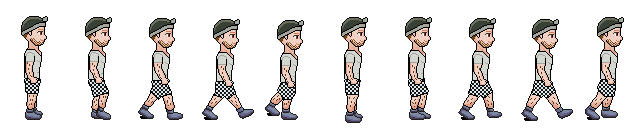
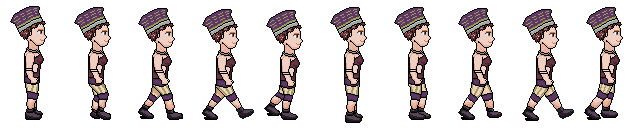
Before/after of a 640×128 layered artwork. What changed in the layer stack:
hid "Visible #1" over [21, 16, 624, 123]
added layer "Visible" above "side" over [10, 6, 623, 123]
